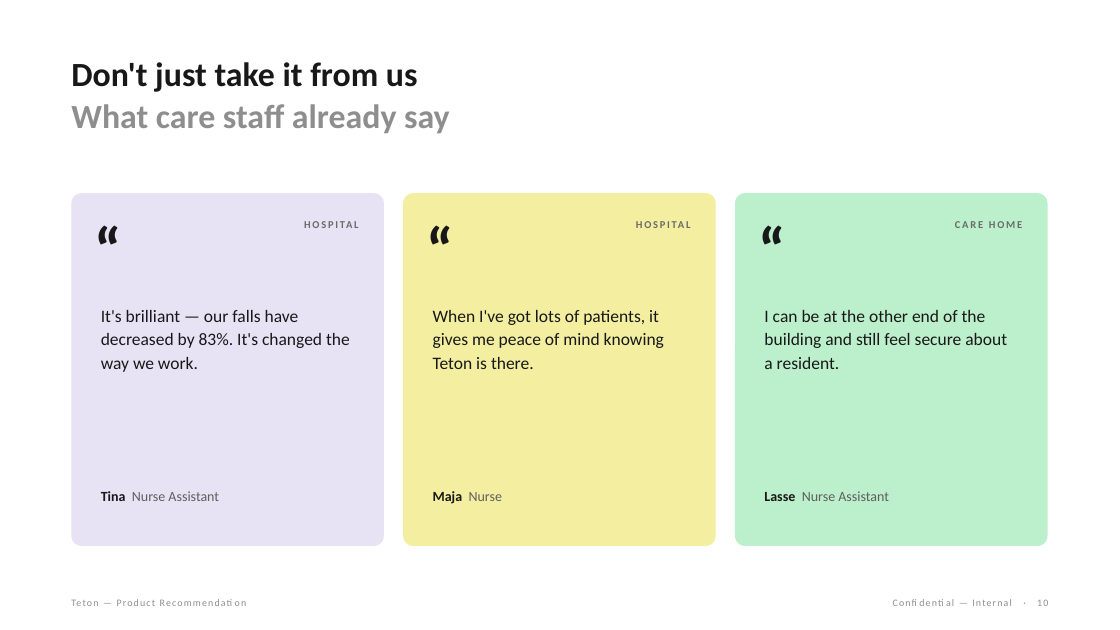
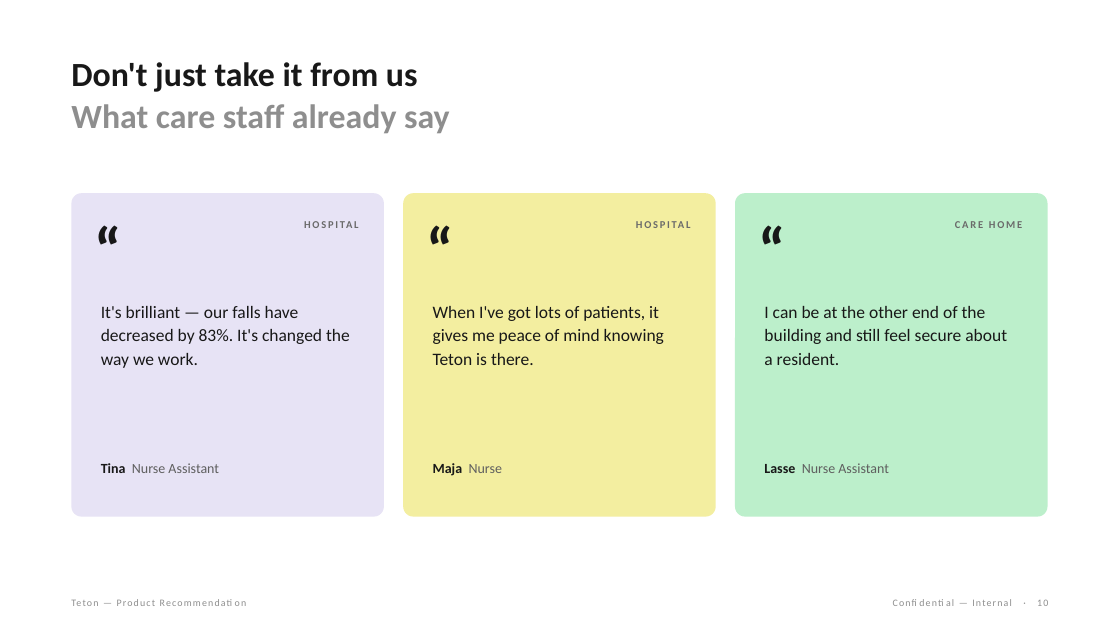
Before and after one commit to dmeehan45/design_systems, a slide deck: slide 10 of teton-product-recommendation-template.pptx. Drawn at 1120x630 pixels with LibreOffice and Linux fonts; fonts in the diff are those of the drawing. Boxes give left, top, right and bottom in pixels: in the first picture for what was removed or moved away, otherwise in the second. Text is boxed around its words. In the diff, an @@ line names an element or a change of style, - is before the commit and + after.

```diff
--- a/teton-product-recommendation-template.pptx
+++ b/teton-product-recommendation-template.pptx
@@ rounded rectangle: place and size @@
-rounded rectangle at <box>71,193,384,546</box>
+rounded rectangle at <box>71,193,384,517</box>
@@ rounded rectangle: place and size @@
-rounded rectangle at <box>403,193,716,546</box>
+rounded rectangle at <box>403,193,716,517</box>
@@ rounded rectangle: place and size @@
-rounded rectangle at <box>735,193,1048,546</box>
+rounded rectangle at <box>735,193,1048,517</box>
@@ text "It's brilliant — our falls ...": place and size @@
-text "It's brilliant — our falls ..." at <box>101,310,350,372</box>
+text "It's brilliant — our falls ..." at <box>101,306,350,368</box>
@@ text "When I've got lots of ...": place and size @@
-text "When I've got lots of ..." at <box>433,310,664,369</box>
+text "When I've got lots of ..." at <box>433,306,664,365</box>
@@ text "I can be at the ...": place and size @@
-text "I can be at the ..." at <box>764,310,1007,369</box>
+text "I can be at the ..." at <box>764,306,1007,365</box>
@@ 3 texts: place and size @@
-3 texts at <box>101,491,889,504</box>
+3 texts at <box>101,463,889,476</box>
```
Also in this commit, not shown: 2 other slides changed.
